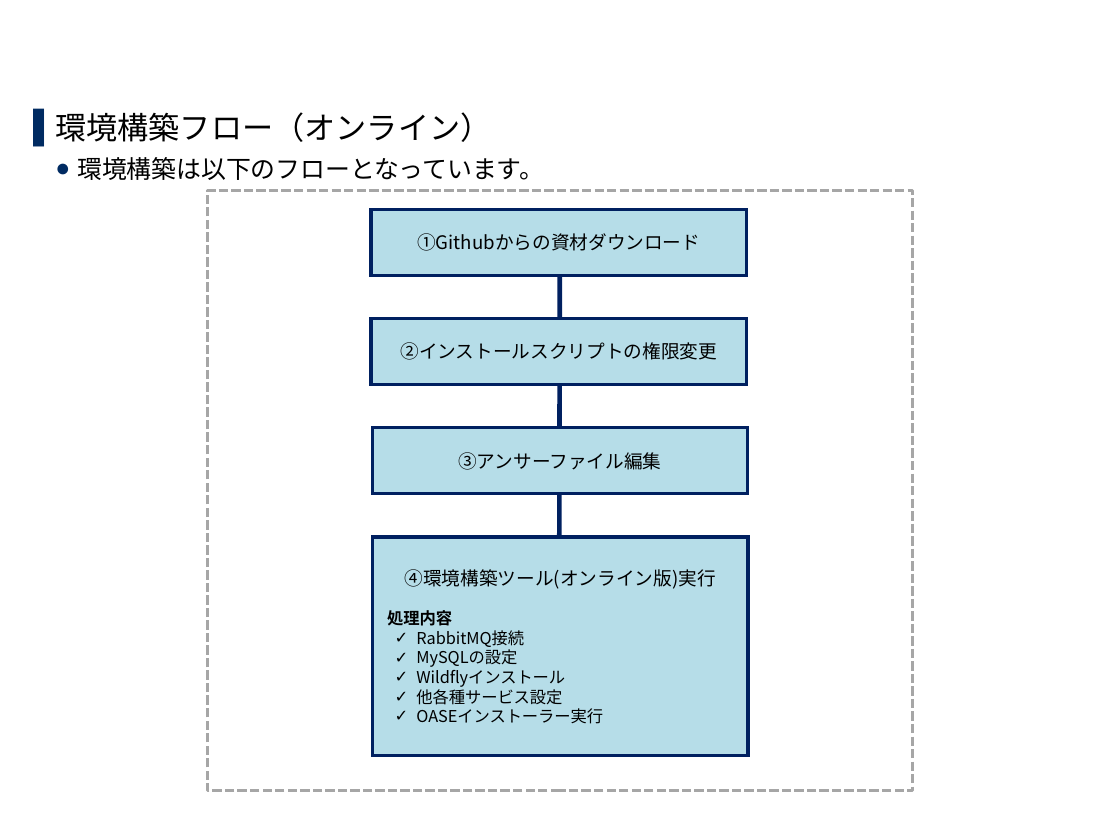
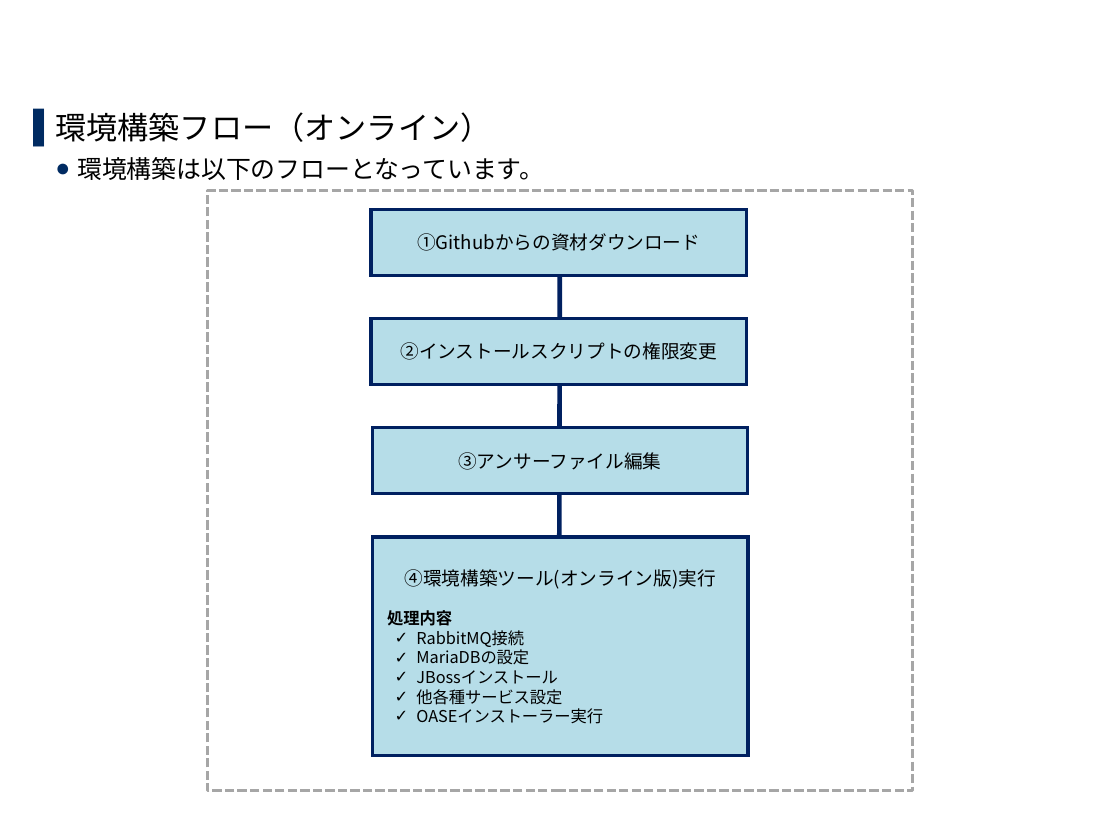
Before and after one commit to exastro-suite/oase-docs, a slide deck: slide 10 of asset/Learn_ja/OASE-online-install_ja.pptx. Drawn at 1120x840 pixels with LibreOffice and Linux fonts; fonts in the diff are those of the drawing; background and template pictures are left out. Boxes give left, top, right and bottom in pixels: in the first picture for what was removed or moved away, otherwise in the second. Text is boxed around its words. In the diff, an @@ line names an element or a change of style, - is before the commit and + after.

```diff
--- a/asset/Learn_ja/OASE-online-install_ja.pptx
+++ b/asset/Learn_ja/OASE-online-install_ja.pptx
@@ text in rectangle at (416,649,557,684): text changed @@
-✓ MySQLの設定
-✓ Wildflyインストール
+✓ MariaDBの設定
+✓ JBossインストール
```
Also in this commit, not shown: 13 other slides changed, 4 slides added, 7 other files.
